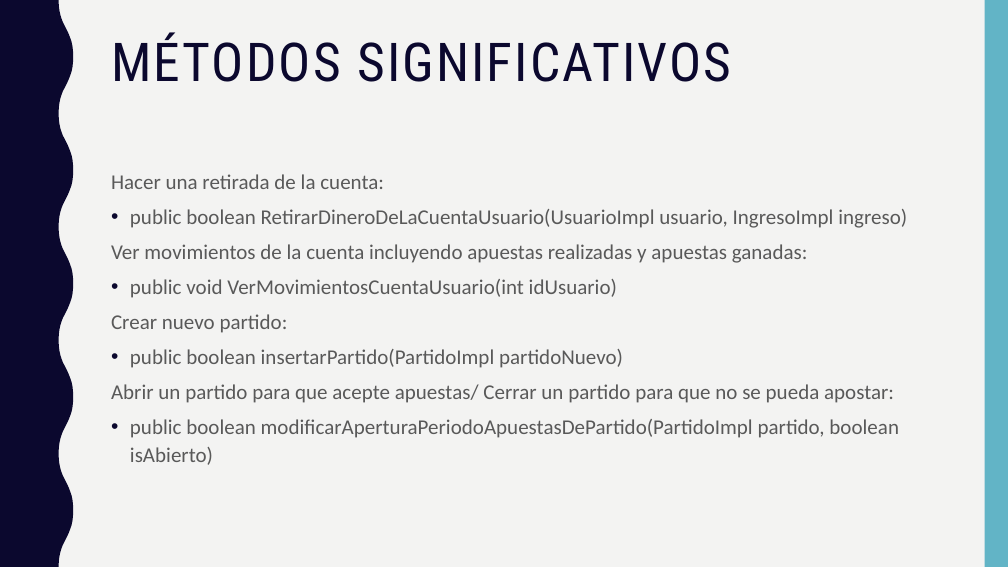
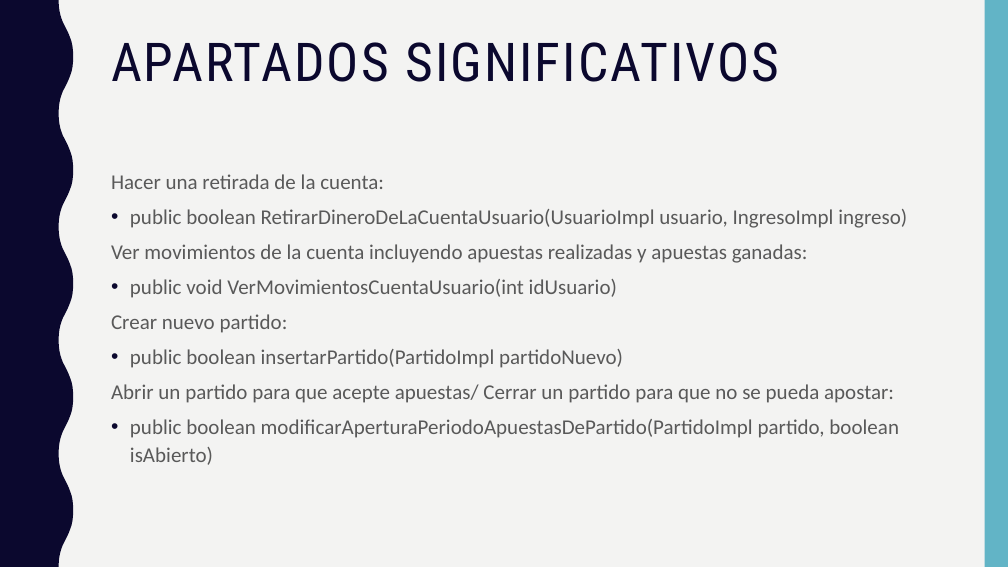
Before and after one commit to randomkwiz/ejercicioApuestasJDBC, a slide deck: slide 7 of ApuestasJDBC.pptx (slide 6 before the commit). Drawn at 1008x567 pixels with LibreOffice and Linux fonts; fonts in the diff are those of the drawing. Boxes give left, top, right and bottom in pixels: in the first picture for what was removed or moved away, otherwise in the second. Text is boxed around its words. In the diff, an @@ line names an element or a change of style, - is before the commit and + after.

```diff
--- a/ApuestasJDBC.pptx
+++ b/ApuestasJDBC.pptx
@@ title at [111,42,779,82]: text changed @@
-MÉTODOS SIGNIFICATIVOS
+APARTADOS SIGNIFICATIVOS
```
Also in this commit, not shown: 5 other slides changed, 1 slide added.
